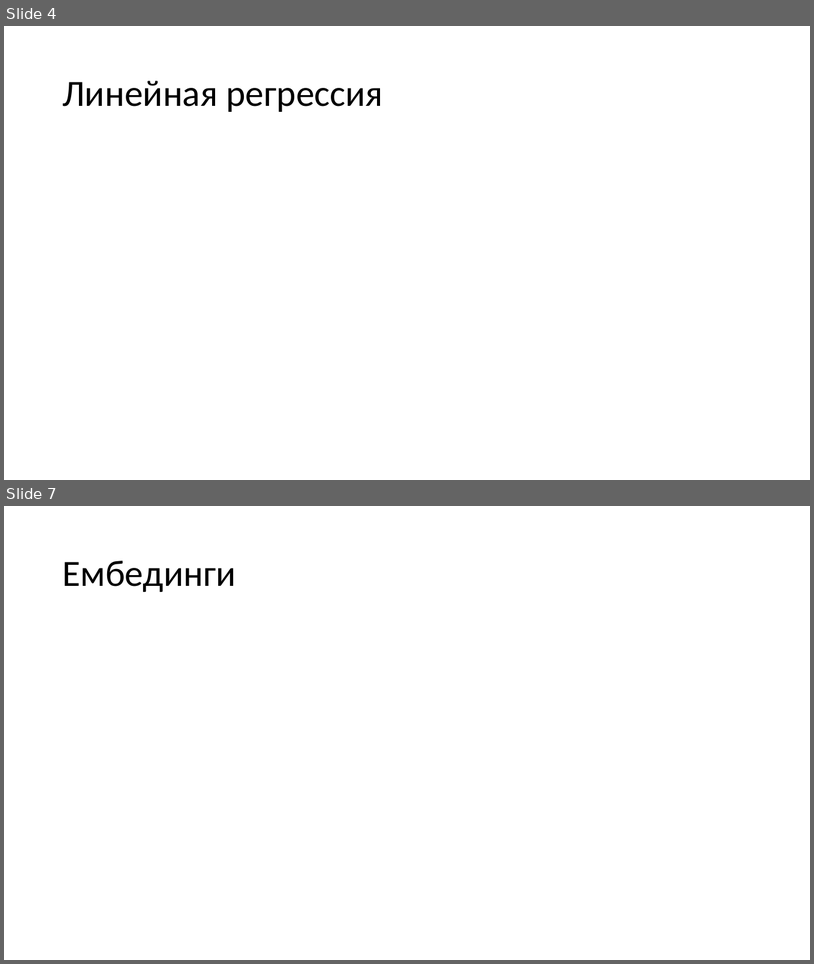
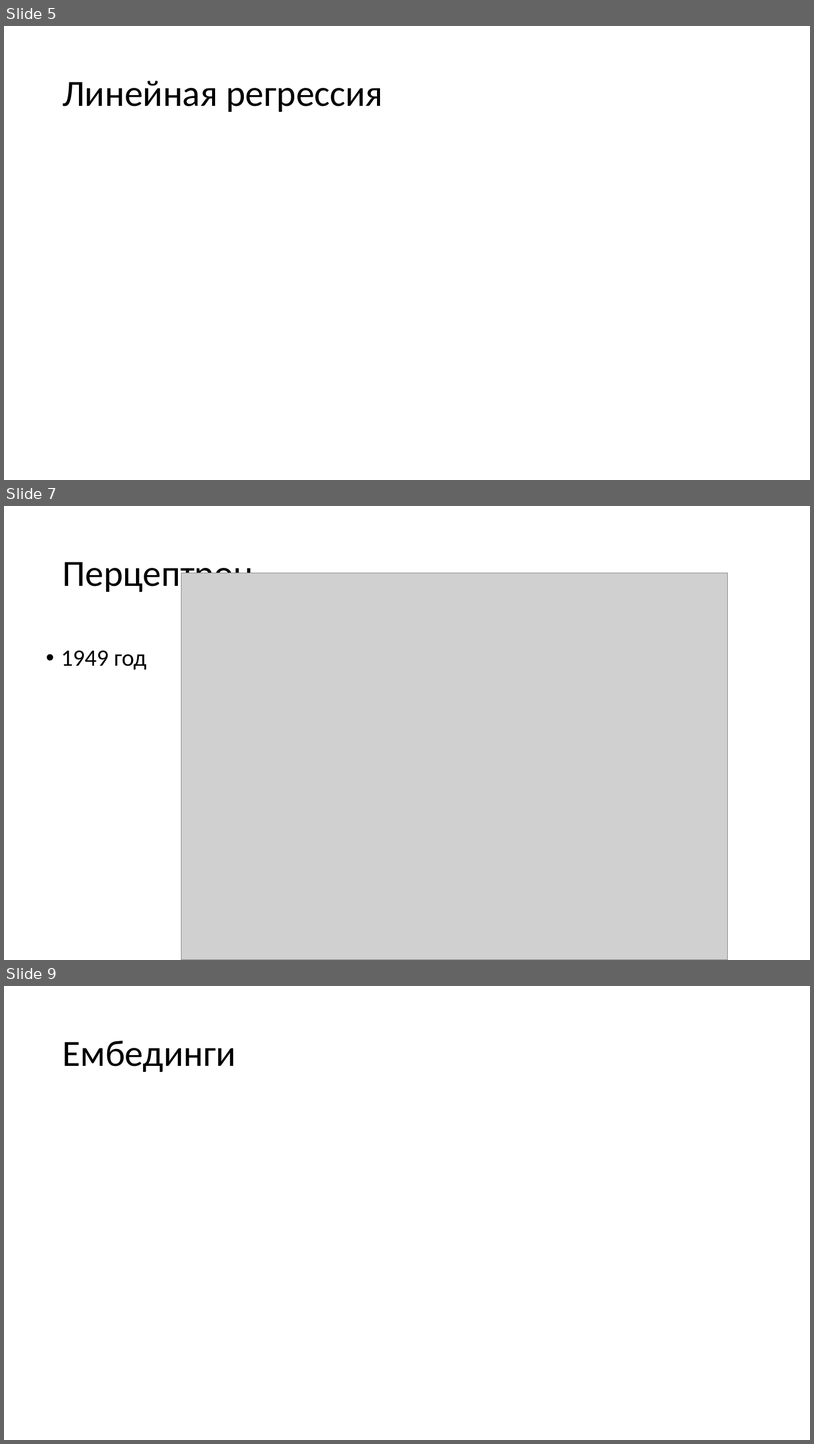
Before and after one commit to pltnv-a-a/nlp-notes, a slide deck: ChatGPT_from_zero.pptx. Shown one above the other, each under a label of ours: slides 4 and 7 before the commit, slides 5, 7 and 9 after it; the slides between them are not shown. The pictures are 814x964 and 814x1444 pixels, drawn with LibreOffice and Linux fonts; fonts in the diff are those of the drawing; grey boxes stand for pictures. Boxes give left, top, right and bottom in pixels: in the first picture for what was removed or moved away, otherwise in the second. Text is boxed around its words. In the diff, an @@ line names an element or a change of style, - is before the commit and + after.

```diff
--- a/ChatGPT_from_zero.pptx
+++ b/ChatGPT_from_zero.pptx
@@ slide 7 added at box(4, 506, 810, 960), background #FFFFFF @@
@@ title added at box(62, 562, 253, 595), 44 pt, text #000000 @@
+Перцептрон
@@ picture added at box(181, 573, 728, 960) @@
@@ text added at box(61, 650, 147, 670), 28 pt, text #000000 @@
+• 1949 год
@@ what was slide 4 is now slide 5 @@
@@ what was slide 7 is now slide 9 @@
```
Also in this commit, not shown: 2 slides changed, 2 other slides added, 1 slide removed, 4 other files.
